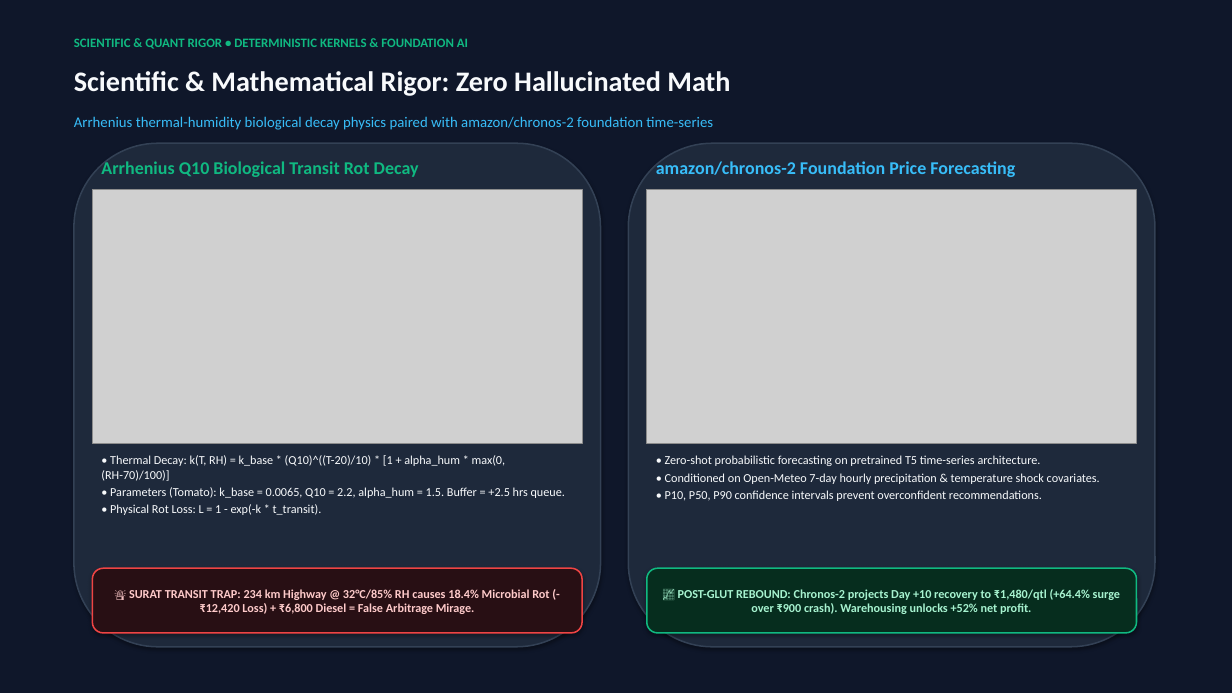
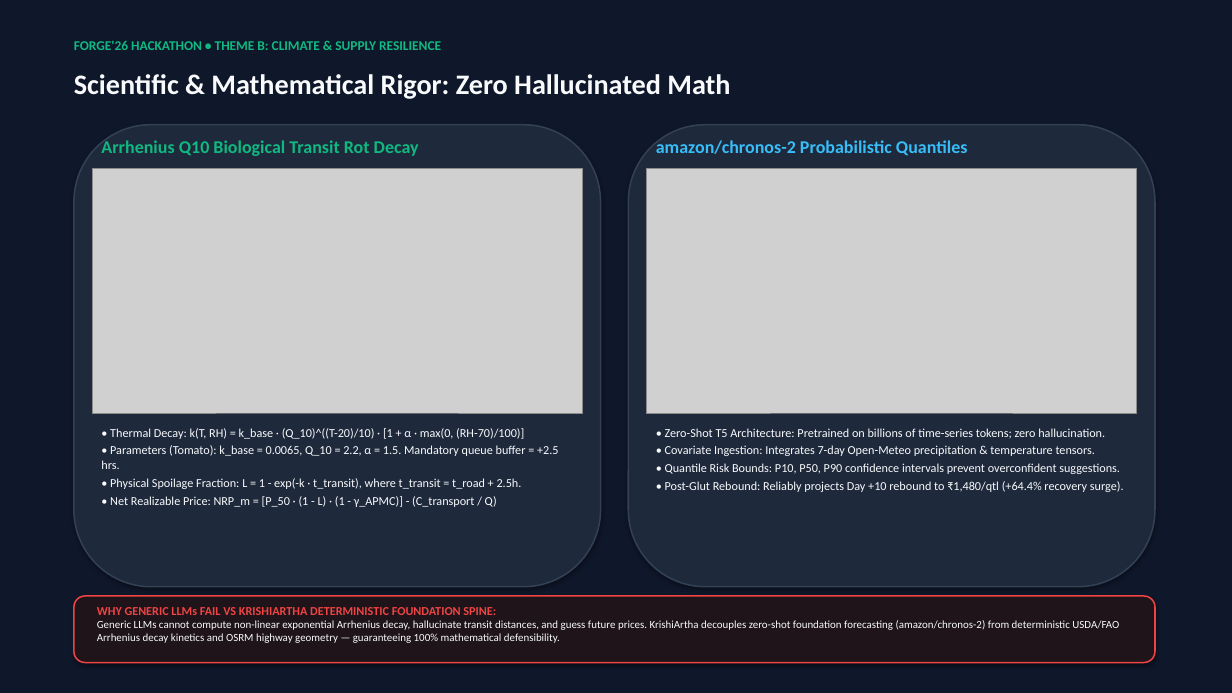
Before and after one commit to 0xabhilok/krishiartha-mcp, a slide deck: slide 4 of docs/KrishiArtha_MCP_Pitch_Deck.pptx. Drawn at 1232x693 pixels with LibreOffice and Linux fonts; fonts in the diff are those of the drawing; grey boxes stand for pictures. Boxes give left, top, right and bottom in pixels: in the first picture for what was removed or moved away, otherwise in the second. Text is boxed around its words. In the diff, an @@ line names an element or a change of style, - is before the commit and + after.

```diff
--- a/docs/KrishiArtha_MCP_Pitch_Deck.pptx
+++ b/docs/KrishiArtha_MCP_Pitch_Deck.pptx
@@ text at [74, 41, 441, 50]: text changed; size 10 to 10.5 pt @@
-SCIENTIFIC & QUANT RIGOR • DETERMINISTIC KERNELS & FOUNDATION AI
+FORGE'26 HACKATHON • THEME B: CLIMATE & SUPPLY RESILIENCE
@@ text removed at [74, 116, 713, 130] @@
-Arrhenius thermal-humidity biological decay physics paired with amazon/chronos-2 foundation time-series
@@ rounded rectangle: place and size @@
-rounded rectangle at [74, 143, 601, 647]
+rounded rectangle at [74, 125, 601, 587]
@@ text "Arrhenius Q10 Biological Transit Rot ...": place and size @@
-text "Arrhenius Q10 Biological Transit Rot ..." at [101, 161, 419, 177]
+text "Arrhenius Q10 Biological Transit Rot ..." at [101, 140, 419, 156]
@@ rounded rectangle: place and size @@
-rounded rectangle at [628, 143, 1155, 647]
+rounded rectangle at [628, 125, 1155, 587]
@@ text at [656, 140, 968, 156]: text changed @@
-amazon/chronos-2 Foundation Price Forecasting
+amazon/chronos-2 Probabilistic Quantiles
@@ picture: place and size @@
-picture at [92, 189, 582, 444]
+picture at [92, 168, 582, 413]
@@ picture: place and size @@
-picture at [647, 189, 1137, 444]
+picture at [647, 168, 1137, 413]
@@ text at [101, 428, 558, 507]: text changed @@
-• Thermal Decay: k(T, RH) = k_base * (Q10)^((T-20)/10) * [1 + alpha_hum * max(0, (RH-70)/100)]
-• Parameters (Tomato): k_base = 0.0065, Q10 = 2.2, alpha_hum = 1.5. Buffer = +2.5 hrs queue.
-• Physical Rot Loss: L = 1 - exp(-k * t_transit).
+• Thermal Decay: k(T, RH) = k_base · (Q_10)^((T-20)/10) · [1 + α · max(0, (RH-70)/100)]
+• Parameters (Tomato): k_base = 0.0065, Q_10 = 2.2, α = 1.5. Mandatory queue buffer = +2.5 hrs.
+• Physical Spoilage Fraction: L = 1 - exp(-k · t_transit), where t_transit = t_road + 2.5h.
+• Net Realizable Price: NRP_m = [P_50 · (1 - L) · (1 - γ_APMC)] - (C_transport / Q)
@@ text at [665, 428, 1124, 492]: text changed @@
-• Zero-shot probabilistic forecasting on pretrained T5 time-series architecture.
-• Conditioned on Open-Meteo 7-day hourly precipitation & temperature shock covariates.
-• P10, P50, P90 confidence intervals prevent overconfident recommendations.
+• Zero-Shot T5 Architecture: Pretrained on billions of time-series tokens; zero hallucination.
+• Covariate Ingestion: Integrates 7-day Open-Meteo precipitation & temperature tensors.
+• Quantile Risk Bounds: P10, P50, P90 confidence intervals prevent overconfident suggestions.
+• Post-Glut Rebound: Reliably projects Day +10 rebound to ₹1,480/qtl (+64.4% recovery surge).
@@ rounded rectangle removed at [92, 568, 582, 633] @@
-🚨 SURAT TRANSIT TRAP: 234 km Highway @ 32°C/85% RH causes 18.4% Microbial Rot (-₹12,420 Loss) + ₹6,800 Diesel = False Arbitrage Mirage.
@@ rounded rectangle removed at [647, 568, 1137, 633] @@
-📈 POST-GLUT REBOUND: Chronos-2 projects Day +10 recovery to ₹1,480/qtl (+64.4% surge over ₹900 crash). Warehousing unlocks +52% net profit.
@@ rounded rectangle added at [74, 596, 1155, 663], fill #1E1419, outline #EF4444 1.2 pt @@
@@ text added at [97, 607, 1119, 643], 8.5 pt, text #F8FAFC @@
+WHY GENERIC LLMs FAIL VS KRISHIARTHA DETERMINISTIC FOUNDATION SPINE:
+Generic LLMs cannot compute non-linear exponential Arrhenius decay, hallucinate transit distances, and guess future prices. KrishiArtha decouples zero-shot foundation forecasting (amazon/chronos-2) from deterministic USDA/FAO Arrhenius decay kinetics and OSRM highway geometry — guaranteeing 100% mathematical defensibility.
```
Also in this commit, not shown: 7 other slides changed, 1 slide added, 1 slide removed, 4 other files.
